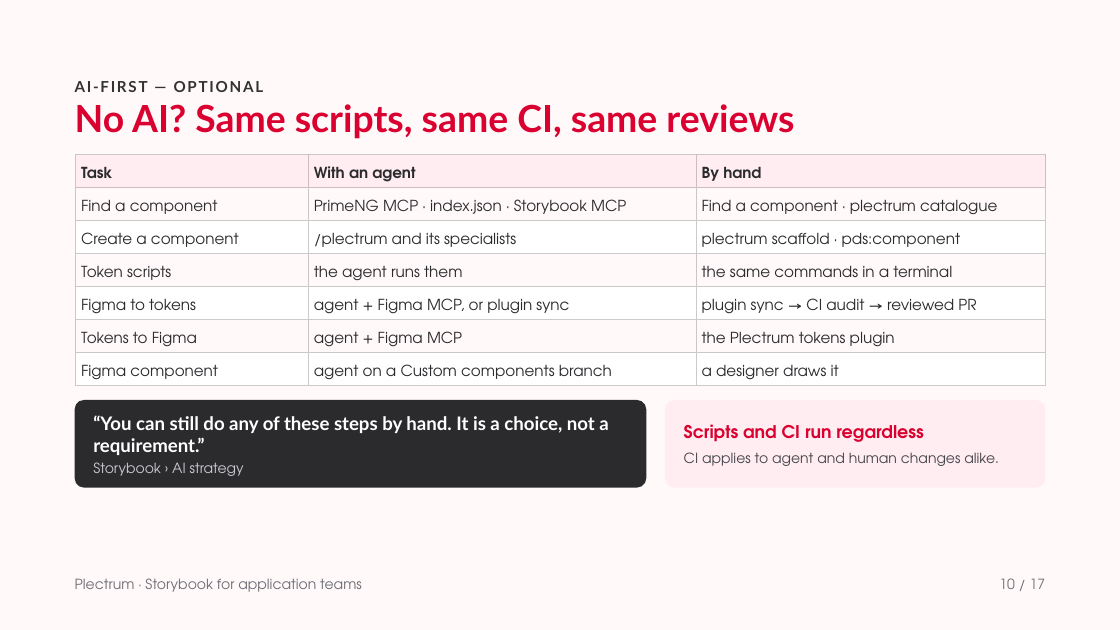
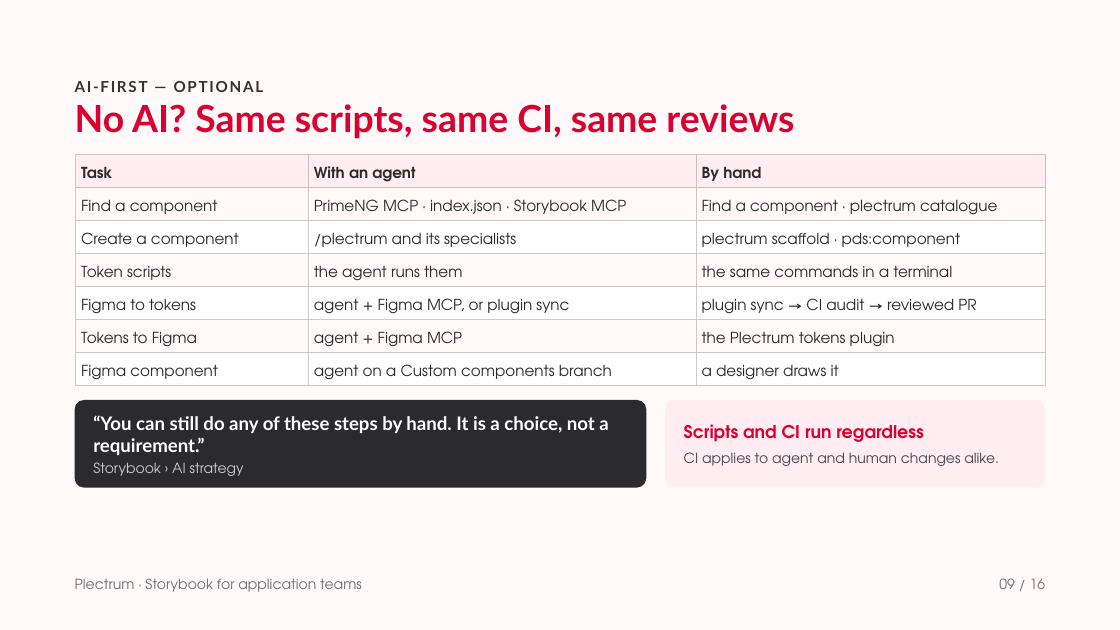
Before and after one commit to solidaris-danielbodigil/solidaris-plectrum, a slide deck: slide 9 of docs/Storybook for application teams.pptx (slide 10 before the commit). Drawn at 1120x630 pixels with LibreOffice and Linux fonts; fonts in the diff are those of the drawing. Boxes give left, top, right and bottom in pixels: in the first picture for what was removed or moved away, otherwise in the second. Text is boxed around its words. In the diff, an @@ line names an element or a change of style, - is before the commit and + after.

```diff
--- a/docs/Storybook for application teams.pptx
+++ b/docs/Storybook for application teams.pptx
@@ text at box(999, 578, 1046, 589): text changed @@
-10 / 17
+09 / 16
```
Also in this commit, not shown: 13 other slides changed, 1 slide added, 2 slides removed.
